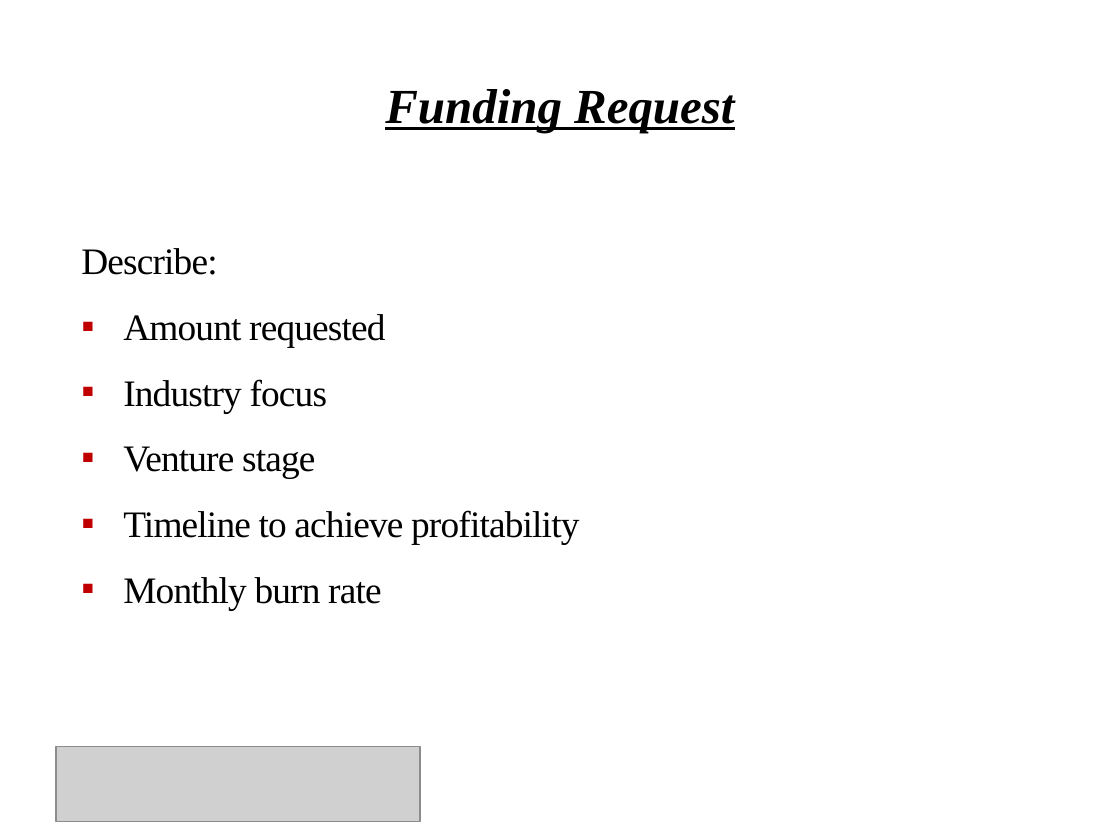
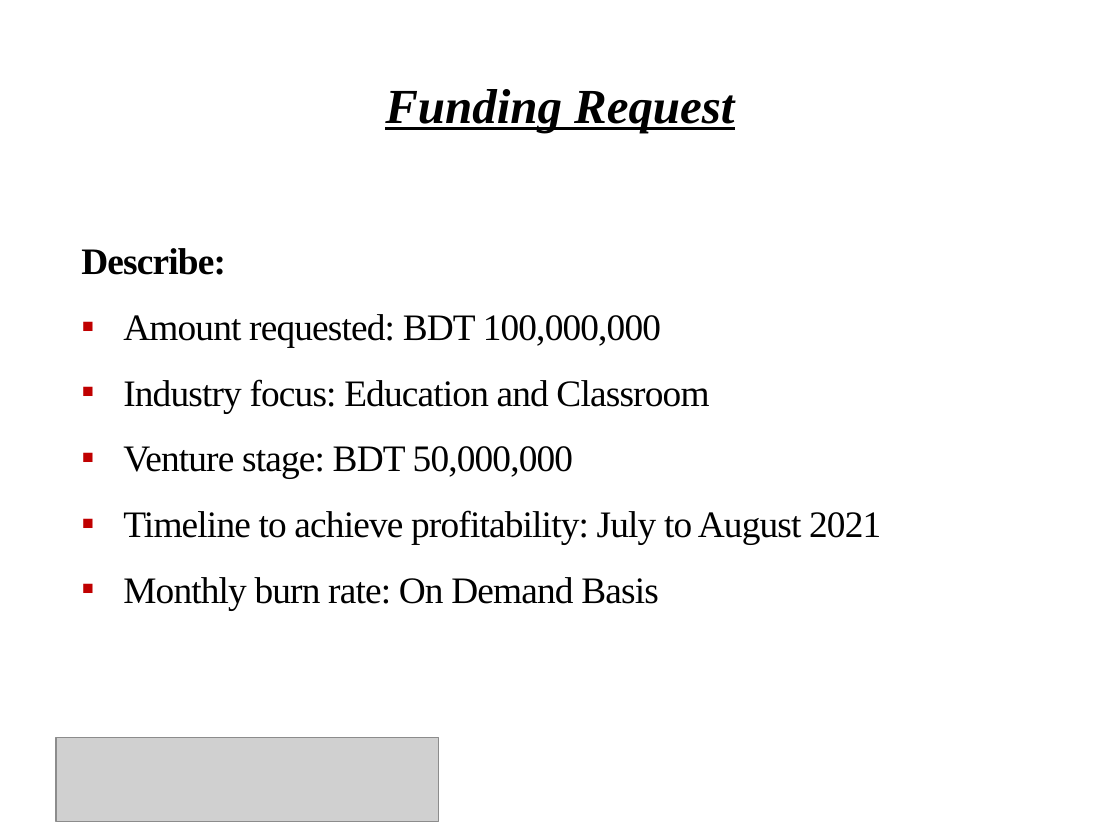
Before and after one commit to Shuvoneel/SRCL, a slide deck: slide 12 of Socheton/Startup_Socheton.pptx (slide 8 before the commit). Drawn at 1120x840 pixels with LibreOffice and Linux fonts; fonts in the diff are those of the drawing; grey boxes stand for pictures; background and template pictures are left out. Boxes give left, top, right and bottom in pixels: in the first picture for what was removed or moved away, otherwise in the second. Text is boxed around its words. In the diff, an @@ line names an element or a change of style, - is before the commit and + after.

```diff
--- a/Socheton/Startup_Socheton.pptx
+++ b/Socheton/Startup_Socheton.pptx
@@ text at (81,248,226,275): bold on in "Describe:" @@
@@ text at (123,314,881,610): text changed @@
-▪ Amount requested
-▪ Industry focus
-▪ Venture stage
-▪ Timeline to achieve profitability
-▪ Monthly burn rate
+▪ Amount requested: BDT 100,000,000
+▪ Industry focus: Education and Classroom
+▪ Venture stage: BDT 50,000,000
+▪ Timeline to achieve profitability: July to August 2021
+▪ Monthly burn rate: On Demand Basis
@@ picture: place and size @@
-picture at (56,747,420,822)
+picture at (56,737,439,821)
```
Also in this commit, not shown: 8 other slides changed, 21 slides added, 5 slides removed, 5 other files.
